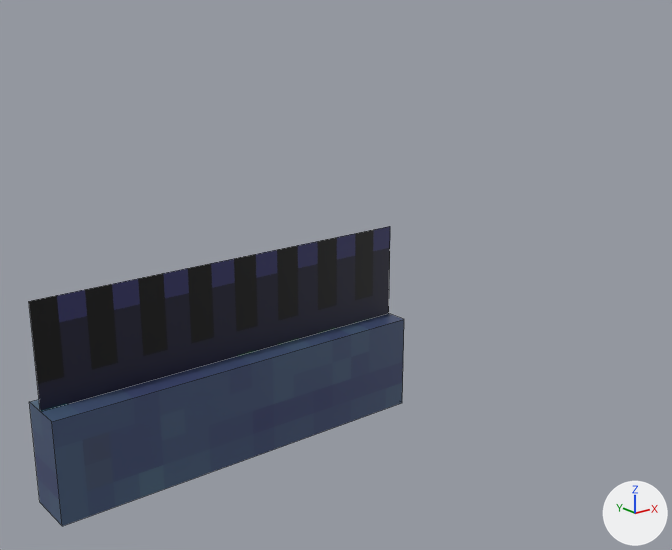
Renders of the Blender file Assets/Models/Environment/fence/fence.blend from each side of a commit.
The view is the same before and after, from a camera (50 mm lens) standing at (-0.572, -0.909, 0.563) and looking at (0.18, 0.031, 0.187). Arrows for +X, +Y and +Z are at lower right; the lights stay in place. Mesh edges are drawn as thin lines.
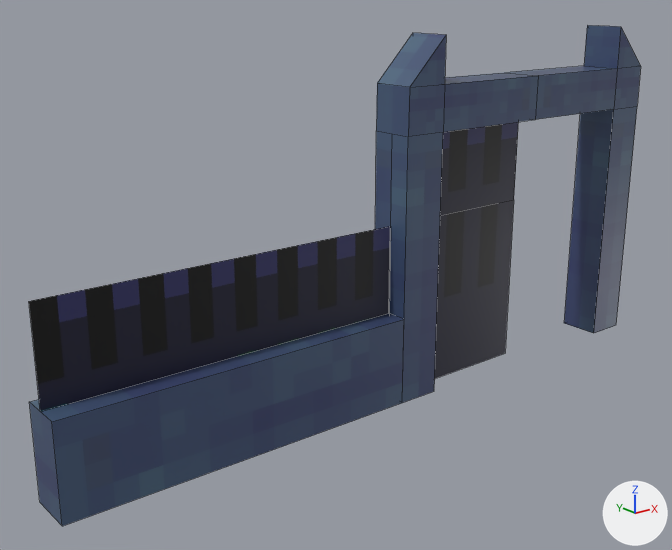
Scene script edits in JSON lines:
```json
{"op": "add", "block": "me_cube_008", "code": ["me_cube_008 = bpy.data.meshes.new('Cube.008')", "me_cube_008.from_pydata(...)  # 6 vertices, 2 faces; spans x -0.249..0.0, y 0.0, z 0.0..0.376", "me_cube_008.materials.append(mat_material)  # picture img_t_fence_png"]}
{"op": "add", "block": "me_cube_005", "code": ["me_cube_005 = bpy.data.meshes.new('Cube.005')", "me_cube_005.from_pydata(...)  # 18 vertices, 17 faces; spans x -0.25..0.0, y -0.031..0.031, z 0.0..0.5", "me_cube_005.materials.append(mat_material)  # picture img_t_fence_png"]}
{"op": "add", "block": "ob_gate_001", "code": ["ob_gate_001 = bpy.data.objects.new('gate.001', me_cube_008)", "ob_gate_001.location = (0.5, 0.0, 0.0)"]}
{"op": "add", "block": "ob_gate", "code": ["ob_gate = bpy.data.objects.new('gate', me_cube_005)", "ob_gate.location = (0.5, 0.0, 0.0)", "_m = ob_gate.modifiers.new('Mirror', 'MIRROR')"]}
```

Boxes (x1, y1, x2, y2) around the edits, measured in the pictures (672 x 550 px):
```json
{"object": "gate", "change": "added", "after": [375, 25, 641, 403], "on screen": "blue"}
{"object": "gate.001", "change": "added", "after": [435, 122, 518, 378], "on screen": "black"}
```
